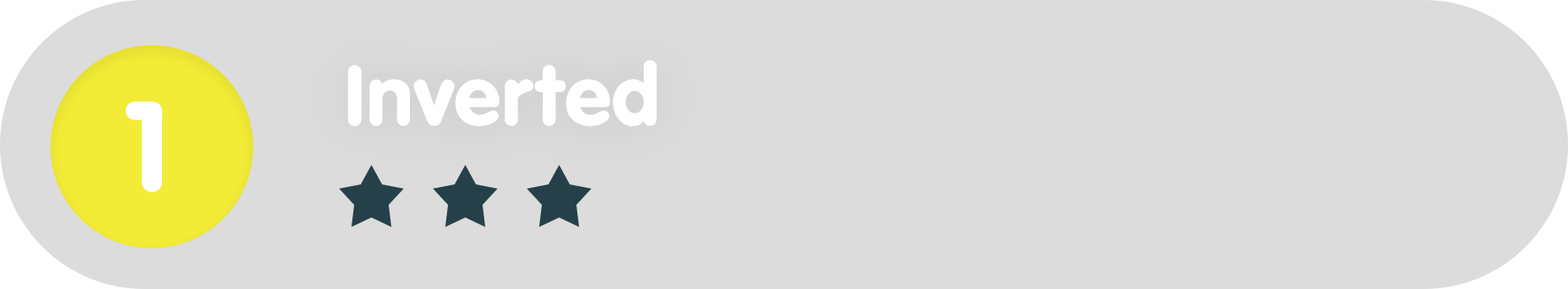
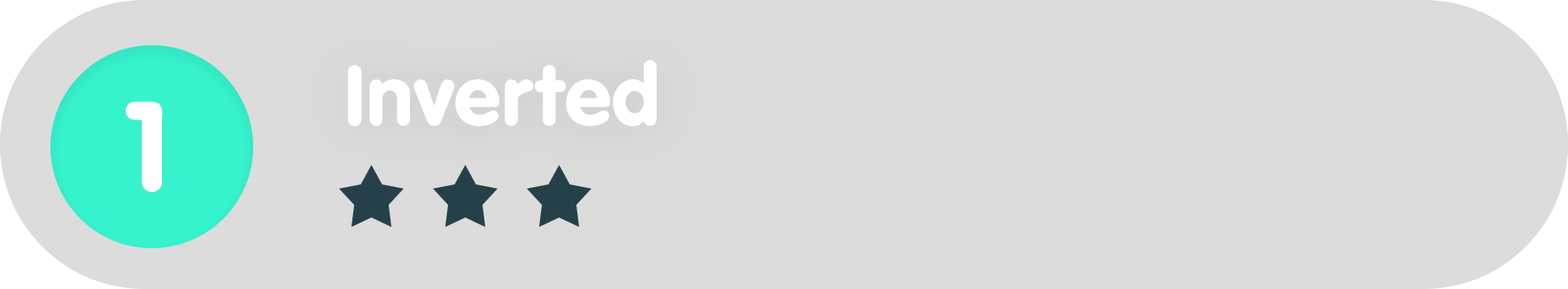
Layers edited between the first and the second 1568px x 289px image:
painted on "Ellipse_green" over 50, 45, 254, 248
